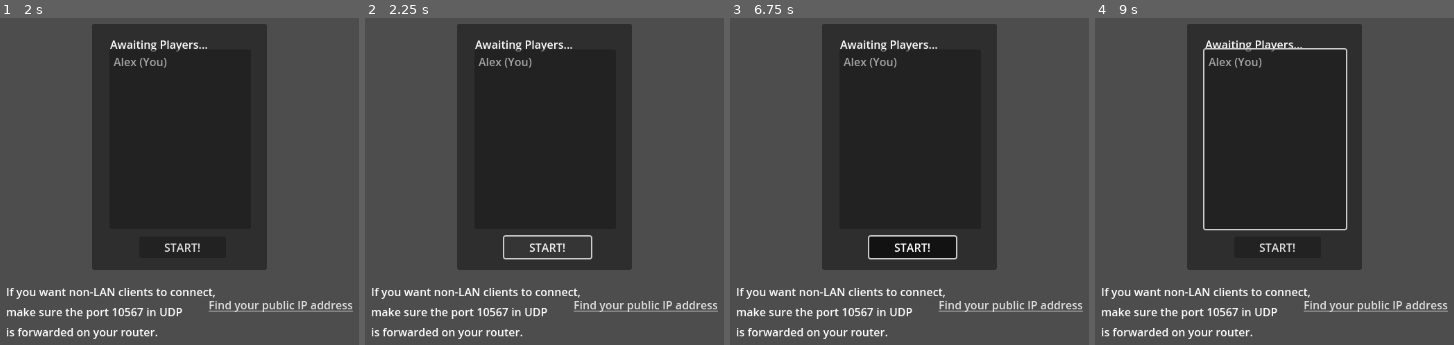
Above: before the commit, frames 1-4 (left to right).
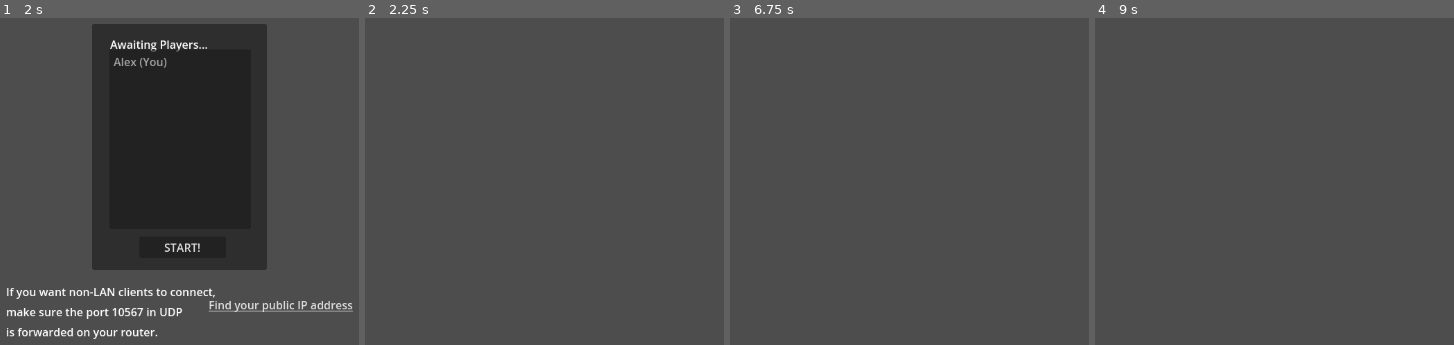
Above: after the commit, the same moments.

Repository: m-conti/melonjam2023
Game: Godot game, scene res://menu/lobby.tscn
Same seed, same stepped clock (60 frames per second), same inputs: the game is played once before the commit and once after it. This scene is started directly instead of the project's main scene.
Inputs (mouse positions are in pixels of both pictures, inside the frame that each line leads up to):
- Up to frame 1 (2 s): click (150, 119) at 0.52 s; type "Alex" at 0.6 s; click "Host" at 1.25 s
- Up to frame 2 (2.25 s): click "START!" at 2 s
- Up to frame 3 (6.75 s): click (913, 246) at 2.75 s, where only the run before the commit has a clickable "START!"; click (913, 246) at 3.5 s, where only the run before the commit has a clickable "START!"; tap Enter at 4.25, 5.75 s; move the mouse to (1085, 122) at 4.27 s; click (1085, 122) at 4.42 s; tap Space at 5, 6.5 s; move the mouse to (747, 168) at 5.02 s; click (747, 168) at 5.17 s; move the mouse to (988, 47) at 5.77 s; click (988, 47) at 5.92 s; move the mouse to (870, 237) at 6.52 s; click (870, 237) at 6.67 s
- Up to frame 4 (9 s): tap Enter at 7.25 s; move the mouse to (outside the picture) at 7.27 s; click (outside the picture) at 7.42 s; tap Space at 8 s; move the mouse to (outside the picture) at 8.02 s; click (outside the picture) at 8.17 s; move the mouse to (1313, 145) at 8.77 s; click (1313, 145) at 8.92 s

Frame 1 is identical in both runs. In frame 2, 38% of the frame differs, in the area x 1-99%, y 1-99%; in frame 3, 39%; in frame 4, 39%.

Commit message:
map init

Diff:
--- a/Game.gd
+++ b/Game.gd
@@ -4,7 +4,7 @@
 
 # Called when the node enters the scene tree for the first time.
 func _ready():
-	for player_id in NetworkState.get_player_list():
+	for player_id in NetworkState.get_player_keys():
 		var map = Map.instantiate()
 		map.set_player(player_id)
 		if map.is_current_player_map: map.show()
--- a/HUD/Buttons/ShopButton.gd
+++ b/HUD/Buttons/ShopButton.gd
@@ -5,6 +5,7 @@
 @export var tower_instance: PackedScene
 var ghost_tower: Tower = null
 @onready var map: Map = find_parent("Map")
+
 
 
 func _on_pressed():
--- /dev/null
+++ b/HUD/HUD.gd
@@ -0,0 +1,8 @@
+extends CanvasLayer
+
+
+
+func _ready():
+	if is_multiplayer_authority():
+		$Shop/BoxContainer/Towers.show()
+	$Shop/BoxContainer/Boost.show()
--- a/HUD/HUD.tscn
+++ b/HUD/HUD.tscn
@@ -1,8 +1,9 @@
 [gd_scene load_steps=14 format=3 uid="uid://dr5tn4o0pbc0o"]
 
+[ext_resource type="Script" path="res://HUD/HUD.gd" id="1_3yk4g"]
 [ext_resource type="Script" path="res://HUD/Buttons/ShopButton.gd" id="1_4tfwb"]
 [ext_resource type="Script" path="res://HUD/Buttons/MenuBar.gd" id="1_vcj4m"]
-[ext_resource type="ButtonGroup" uid="uid://pevhaqpsd8fq" path="res://HUD/Buttons/SubShop.tres" id="2_2hxj8"]
+[ext_resource type="ButtonGroup" path="res://HUD/Buttons/SubShop.tres" id="2_2hxj8"]
 [ext_resource type="PackedScene" uid="uid://cnkovvaqbfwqo" path="res://Towers/FireTower.tscn" id="4_n7tev"]
 [ext_resource type="PackedScene" uid="uid://cuhygbww0otik" path="res://Towers/IceTower.tscn" id="5_tdlmk"]
 [ext_resource type="PackedScene" uid="uid://cgiry6ketavbj" path="res://Towers/BombTower.tscn" id="6_158jl"]
@@ -28,6 +29,7 @@
 gradient = SubResource("Gradient_kfhv5")
 
 [node name="HUD" type="CanvasLayer"]
+script = ExtResource("1_3yk4g")
 
 [node name="Shop" type="Button" parent="."]
 anchors_preset = 3
--- a/Map.gd
+++ b/Map.gd
@@ -6,9 +6,6 @@
 @export var height: int = 20
 @onready var tilemap: TileMap = $TileMap
 
-var player_id: int
-var is_current_player_map:
-	get: return NetworkState.is_current_player_id(player_id)
 
 var grid: Array = []
 
@@ -29,7 +26,7 @@
 
 
 func set_player(player_id):
-	self.player_id = player_id
+	set_multiplayer_authority(player_id)
 
 
 func is_in_grid(pos: Vector2i) -> bool:
--- a/global/GameState.gd
+++ b/global/GameState.gd
@@ -22,5 +22,10 @@
 func is_game_strated():
 	return self.status == EGameStatus.STARTED
 
+@rpc("authority", "call_local")
+func start_game():
+	self.status = EGameStatus.STARTED
+	get_tree().change_scene_to_file("res://game.tscn")
+
 func disconnect_game():
 	self.status = EGameStatus.DISCONNECTED
--- a/global/NetworkState.gd
+++ b/global/NetworkState.gd
@@ -18,6 +18,9 @@
 
 func get_player_list():
 	return players.values()
+
+func get_player_keys():
+	return players.keys()
 
 func get_player_name():
 	return player_name
--- a/menu/lobby.gd
+++ b/menu/lobby.gd
@@ -49,6 +49,8 @@
 	$Connect.hide()
 	$Players.show()
 
+func _on_start_pressed():
+	GameState.start_game.rpc()
 
 func _on_connection_failed():
 	$Connect/Host.disabled = false
@@ -68,5 +70,4 @@
 	$Players/List.add_item(NetworkState.get_player_name() + " (You)")
 	for p in players:
 		$Players/List.add_item(p)
-
 	$Players/Start.disabled = not multiplayer.is_server()
